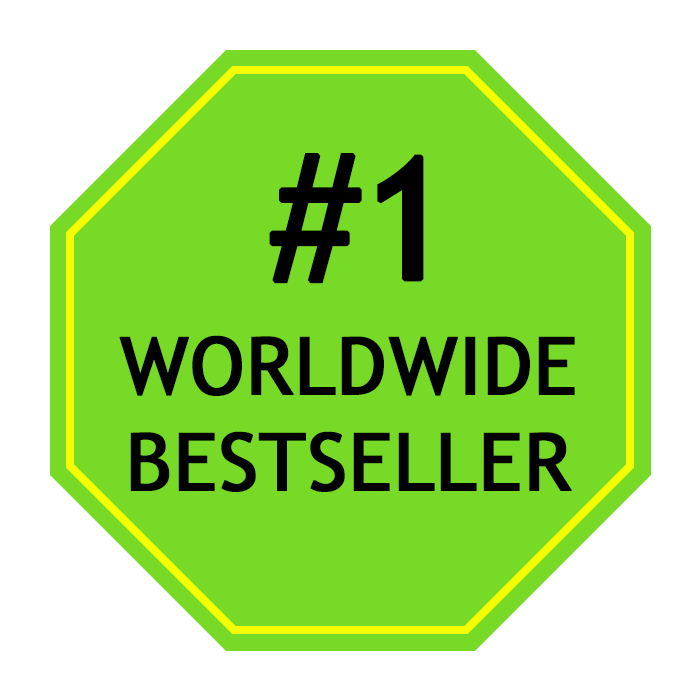
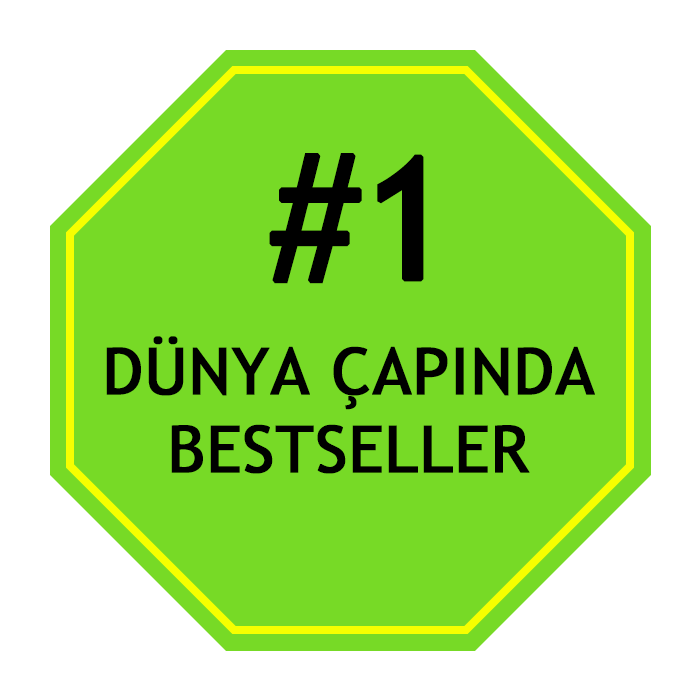
The second 700px x 700px image is a revision of the first. Changes to its layers:
renamed "WORLDWIDE BESTSELLER" to "DÜNYA ÇAPINDA BESTSELLER", painted on it over (106, 335, 595, 492)
